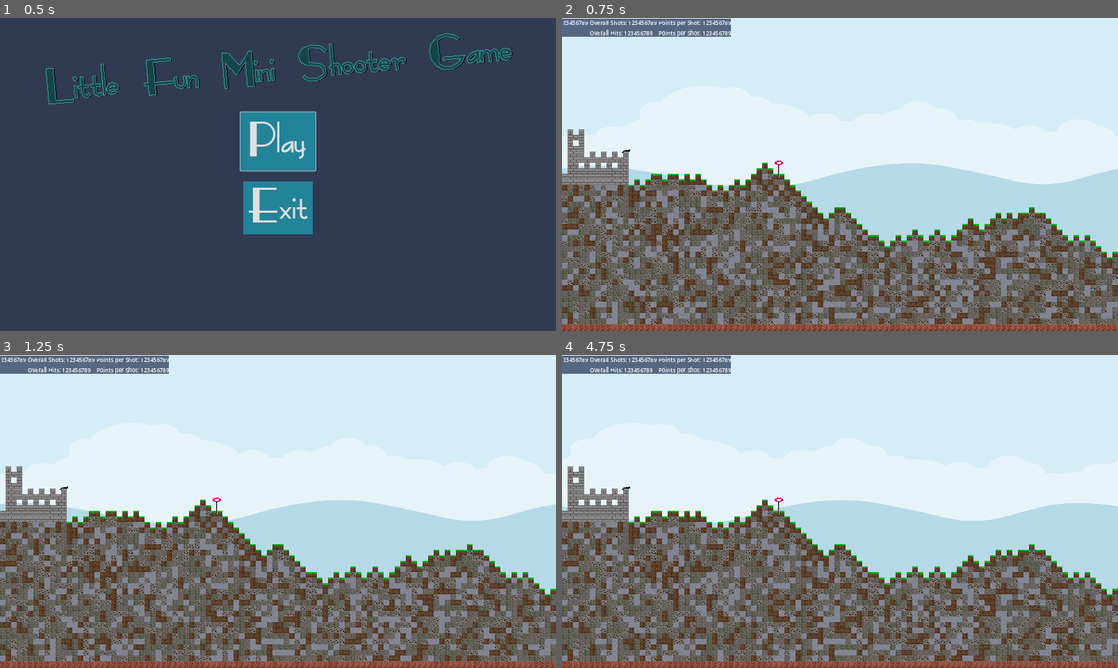
Above: before the commit, frames 1-4 (two rows, left to right).
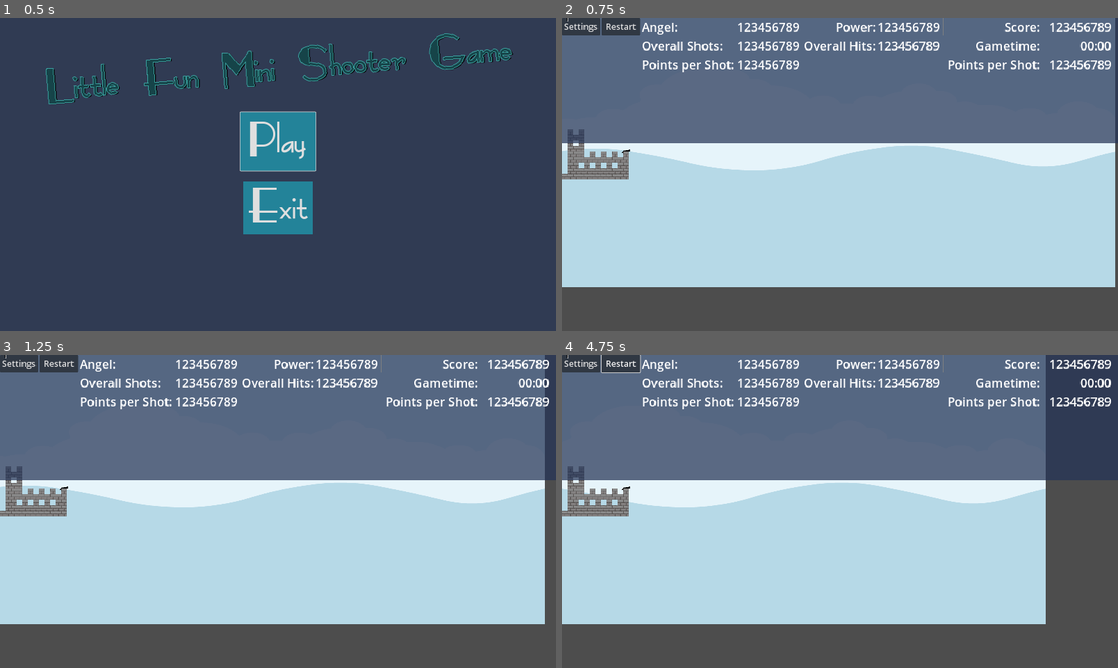
Above: after the commit, the same moments.

Repository: Coding-4Fun/Just4Fun_Mini_Shootergame
Game: Godot game, scene res://UI/MainMenuUI.tscn
The game is run twice, just before and just after one commit, with the same random seed, the same clock (stepped at 60 frames per second) and the same inputs.
Inputs (mouse positions are in pixels of both pictures, inside the frame that each line leads up to):
- Up to frame 1 (0.5 s): no input
- Up to frame 2 (0.75 s): click "Play" at 0.5 s
- Up to frame 3 (1.25 s): no input
- Up to frame 4 (4.75 s): click (578, 364) at 1.25 s, where only the run after the commit has a clickable "Settings"; click (623, 364) at 2 s, where only the run after the commit has a clickable "Restart"; click (623, 364) at 2.75 s, where only the run after the commit has a clickable "Restart"; click (623, 364) at 3.5 s, where only the run after the commit has a clickable "Restart"; tap Enter at 4.25 s; move the mouse to (962, 495) at 4.27 s; hold Right (ui_right) from 4.28 s (still down); tap Mouse wheel down (cannon_power_minus) at 4.35 s

Frame 1 is identical in both runs. In frame 2, 81% of the frame differs, in the area x 0-100%, y 0-100%; in frame 3, 82%; in frame 4, 84%.
Error before the commit: Invalid assignment of property or key 'text' with value of type 'String' on a base object of type 'null instance'. (res://UI/InGameUI.gd:42)
Error after the commit: Invalid assignment of property or key 'text' with value of type 'String' on a base object of type 'null instance'. (res://UI/IngameUI.gd:43)

Commit message:
Upd: Redesign der IngameHud UI
Settings UI will follow

Diff:
--- a/MainGame.tscn
+++ b/MainGame.tscn
@@ -2,9 +2,9 @@
 
 [ext_resource type="TileSet" uid="uid://di4l1ben37h3b" path="res://Terrain/blocks_tileset_16x16.tres" id="1"]
 [ext_resource type="Script" path="res://MainGame.gd" id="2"]
-[ext_resource type="PackedScene" uid="uid://bivgupagcj6xf" path="res://UI/InGameUI.tscn" id="3"]
 [ext_resource type="Script" path="res://scripts/players.gd" id="4"]
 [ext_resource type="Script" path="res://TerrainMapGenerator.gd" id="5"]
+[ext_resource type="PackedScene" uid="uid://ncuxb50cjisf" path="res://UI/IngameUI_Redesign.tscn" id="5_y7iba"]
 [ext_resource type="PackedScene" uid="uid://lci12xbkaqx2" path="res://Cannon/Cannon.tscn" id="6"]
 [ext_resource type="PackedScene" uid="uid://dx02vnjoiqc0n" path="res://DummyTarget/DummyTargetGroupNode.tscn" id="7"]
 [ext_resource type="Script" path="res://DummyTarget/DummyTargetGroupNode.gd" id="8"]
@@ -26,8 +26,7 @@
 [node name="parallaxBackground" type="ParallaxBackground" parent="."]
 
 [node name="parallaxLayer" type="ParallaxLayer" parent="parallaxBackground"]
-position = Vector2(0, -200)
-motion_mirroring = Vector2(1600, 1024)
+position = Vector2(0, -250)
 script = ExtResource("9")
 CLOUD_SPEED = -50.0
 
@@ -36,7 +35,9 @@
 texture = ExtResource("10")
 centered = false
 
-[node name="InGameUI" parent="." instance=ExtResource("3")]
+[node name="Test" parent="." instance=ExtResource("5_y7iba")]
+size_flags_horizontal = 3
+size_flags_vertical = 3
 
 [node name="Players" type="Node2D" parent="."]
 
--- a/UI/InGameUI.gd
+++ b/UI/InGameUI.gd
@@ -9,8 +9,8 @@
 signal UIResetGame
 signal UIdummyTargetTimerChange
 
-@onready var OptionUI = $IngameUIBottom/vBoxContainer/vBoxSettings
-@onready var GameHudUI = $IngameUIBottom/vBoxContainer/hBoxHud
+@onready var OptionUI = $BoxContainer/vBoxSettings
+@onready var GameHudUI = $BoxContainer/hBoxHudLower
 
 func _ready() -> void:
 	if !SignalBus.is_connected("CannonAngelChange", self._on_Cannon_CannonAngelChange):
@@ -39,54 +39,55 @@
 			print("Error - InGameUI.gd: connect signal UIdummyTargetTimerChange")
 
 	var test = Preloads.PlayerLeft.find_child("Cannon")
-	$IngameUIBottom/vBoxContainer/hBoxHud/vBoxContainerShots/hBoxShots/labShots.text = str(_shots)
-	$IngameUIBottom/vBoxContainer/hBoxHud/vBoxContainerShots/hBoxHits/labHits.text = str(_hits)
-	$IngameUIBottom/vBoxContainer/hBoxHud/hBoxScore/labScore.text = str(_score)
-	$IngameUIBottom/vBoxContainer/hBoxHud/hBoxPower/labPower.text = str(test.min_velocity)
-	$IngameUIBottom/vBoxContainer/hBoxHud/vBoxContainerPoints/hBoxPointsPerShot/labPointsPerShots.text = "0.0"
 
-	$IngameUIBottom/vBoxContainer/vBoxSettings/vBoxSettings/hBoxOptions/buttSwitchTargetTimer.button_pressed = Config.config_data["Game"]["DummyTarget"]["TimerEnabled"]
+	$BoxContainer/hBoxHudLower/hBoxShots/labShots.text = str(_shots)
+	$BoxContainer/hBoxHudLower/hBoxHits/labHits.text = str(_hits)
+	$vBoxContainer/hBoxHud/hBoxScore/labScore.text = str(_score)
+	$BoxContainer/hBoxHud/hBoxPower/labPower.text = str(test.min_velocity)
+	$BoxContainer/hBoxHud/hBoxPointsPerShot/labPointsPerShots.text = "0.0"
 
-	GSM.GameTimeTextLabel = GameHudUI.get_node("vBoxContainerGameTimer/hBoxGametimer/labelGameTime")
+	$vBoxContainer/vBoxSettings/hBoxOptions/buttSwitchTargetTimer.button_pressed = Config.config_data["Game"]["DummyTarget"]["TimerEnabled"]
+
+	GSM.GameTimeTextLabel = GameHudUI.get_node("hBoxGametimer/labelGameTime")
 
 
 # Update UI Label Text when the shootpower changed
 func _on_Cannon_CannonAngelChange(newAngel : int) -> void:
-	$"IngameUIBottom/vBoxContainer/hBoxHud/vBoxContainerGameTimer/hBoxAngel/labAngel".text = str(newAngel)
+	$"vBoxContainer/hBoxHud/vBoxContainerGameTimer/hBoxAngel/labAngel".text = str(newAngel)
 
 
 # Update UI Label when the shootangel changed
 func _on_Cannon_CannonPowerChange(newPower : int) -> void:
-	$IngameUIBottom/vBoxContainer/hBoxHud/hBoxPower/labPower.text = str(newPower)
+	$vBoxContainer/hBoxHud/hBoxPower/labPower.text = str(newPower)
 
 
 func _on_Cannon_Shot() -> void:
 	_shots += 1
-	$IngameUIBottom/vBoxContainer/hBoxHud/vBoxContainerShots/hBoxShots/labShots.text = str(_shots)
+	$vBoxContainer/hBoxHud/vBoxContainerShots/hBoxShots/labShots.text = str(_shots)
 	GSM.emit_signal("GameStateChange", _score, _hits, _shots)
 
 
 func _on_UIScore_Change(score) -> void:
 	_score += score
-	$IngameUIBottom/vBoxContainer/hBoxHud/hBoxScore/labScore.text = str(_score)
+	$vBoxContainer/hBoxHud/hBoxScore/labScore.text = str(_score)
 	GSM.emit_signal("GameStateChange", _score, _hits, _shots)
 	if score > 0:
 		_hits += 1
-		$IngameUIBottom/vBoxContainer/hBoxHud/vBoxContainerShots/hBoxHits/labHits.text = str(_hits)
+		$vBoxContainer/hBoxHud/vBoxContainerShots/hBoxHits/labHits.text = str(_hits)
 		GSM.emit_signal("GameStateChange", _score, _hits, _shots)
 	if _shots != 0:
 		var pps:float = float(float(_score) / float(_shots))
-		$IngameUIBottom/vBoxContainer/hBoxHud/vBoxContainerPoints/hBoxPointsPerShot/labPointsPerShots.text = "%.3f" % pps
+		$vBoxContainer/hBoxHud/vBoxContainerPoints/hBoxPointsPerShot/labPointsPerShots.text = "%.3f" % pps
 
 ## Reset the Game
-func _on_button_pressed() -> void:
+func _on_buttGameReset_button_pressed() -> void:
 	_shots = 0.0
 	_score = 0.0
 	_hits = 0.0
-	$IngameUIBottom/vBoxContainer/hBoxHud/hBoxScore/labScore.text = str(_score)
-	$IngameUIBottom/vBoxContainer/hBoxHud/vBoxContainerShots/hBoxShots/labShots.text = str(_shots)
-	$IngameUIBottom/vBoxContainer/hBoxHud/vBoxContainerShots/hBoxHits/labHits.text = str(_hits)
-	$IngameUIBottom/vBoxContainer/hBoxHud/vBoxContainerPoints/hBoxPointsPerShot/labPointsPerShots.text = "0.0"
+	$vBoxContainer/hBoxHud/hBoxScore/labScore.text = str(_score)
+	$vBoxContainer/hBoxHud/vBoxContainerShots/hBoxShots/labShots.text = str(_shots)
+	$vBoxContainer/hBoxHud/vBoxContainerShots/hBoxHits/labHits.text = str(_hits)
+	$vBoxContainer/hBoxHud/vBoxContainerPoints/hBoxPointsPerShot/labPointsPerShots.text = "0.0"
 	emit_signal("UIResetGame")
 
 # Öffnen und schliessen der Settings
@@ -96,8 +97,8 @@
 	if Config.config_data["Game"]["Condition"]["MaxGameTimeEnabled"] == true and OptionUI.visible == false:
 		GSM.GameTimer.start()
 
-	$"IngameUIBottom/vBoxContainer/hBoxHud/vBoxContainerGameTimer/hBoxGametimer".visible = !GSM.GameTimer.is_stopped()
+	$"vBoxContainer/hBoxHud/vBoxContainerGameTimer/hBoxGametimer".visible = !GSM.GameTimer.is_stopped()
 
 
 func _on_buttSwitchTargetTimer_pressed() -> void:
-	emit_signal("UIdummyTargetTimerChange", $IngameUIBottom/vBoxContainer/vBoxSettings/hBoxOptions/buttSwitchTargetTimer.pressed)
+	emit_signal("UIdummyTargetTimerChange", $vBoxContainer/vBoxSettings/hBoxOptions/buttSwitchTargetTimer.pressed)
--- /dev/null
+++ b/UI/IngameUI_Redesign.tscn
@@ -0,0 +1,429 @@
+[gd_scene load_steps=7 format=3 uid="uid://ncuxb50cjisf"]
+
+[ext_resource type="Script" path="res://UI/IngameUI.gd" id="1_2tfgw"]
+[ext_resource type="Script" path="res://UI/Settings/MaxScoreSettings.gd" id="1_q27g8"]
+[ext_resource type="Script" path="res://UI/Settings/Settings.gd" id="2_ipnjd"]
+[ext_resource type="Script" path="res://UI/Settings/MaxShotSettings.gd" id="2_iux2o"]
+[ext_resource type="Script" path="res://UI/Settings/MaxGameTimeSettings.gd" id="3_aq0iw"]
+
+[sub_resource type="CanvasItemMaterial" id="CanvasItemMaterial_uui47"]
+
+[node name="InGameUI" type="Control"]
+top_level = true
+layout_mode = 3
+anchors_preset = 15
+anchor_right = 1.0
+anchor_bottom = 1.0
+grow_horizontal = 2
+grow_vertical = 2
+script = ExtResource("1_2tfgw")
+
+[node name="ColorRect" type="ColorRect" parent="."]
+custom_minimum_size = Vector2(1, 1)
+layout_mode = 1
+anchors_preset = 10
+anchor_right = 1.0
+offset_bottom = 360.0
+grow_horizontal = 2
+size_flags_horizontal = 3
+color = Color(0.145098, 0.203922, 0.337255, 0.72549)
+
+[node name="BoxContainer" type="BoxContainer" parent="."]
+material = SubResource("CanvasItemMaterial_uui47")
+layout_mode = 1
+anchors_preset = 10
+anchor_right = 1.0
+offset_bottom = 164.0
+grow_horizontal = 2
+vertical = true
+
+[node name="HBoxHudTop" type="HBoxContainer" parent="BoxContainer"]
+custom_minimum_size = Vector2(1, 1)
+layout_mode = 2
+
+[node name="hBoxUIButtons" type="HBoxContainer" parent="BoxContainer/HBoxHudTop"]
+custom_minimum_size = Vector2(225, 0)
+layout_mode = 2
+size_flags_vertical = 3
+mouse_filter = 2
+
+[node name="buttGameOptions" type="Button" parent="BoxContainer/HBoxHudTop/hBoxUIButtons"]
+layout_mode = 2
+size_flags_horizontal = 3
+theme_override_font_sizes/font_size = 25
+text = "Settings"
+
+[node name="buttGameReset" type="Button" parent="BoxContainer/HBoxHudTop/hBoxUIButtons"]
+layout_mode = 2
+size_flags_horizontal = 3
+theme_override_font_sizes/font_size = 25
+text = "Restart"
+
+[node name="hBoxAngel" type="HBoxContainer" parent="BoxContainer/HBoxHudTop"]
+custom_minimum_size = Vector2(455, 0)
+layout_mode = 2
+mouse_filter = 2
+
+[node name="label" type="Label" parent="BoxContainer/HBoxHudTop/hBoxAngel"]
+custom_minimum_size = Vector2(110, 0)
+layout_mode = 2
+size_flags_vertical = 0
+theme_override_font_sizes/font_size = 35
+text = "Angel:"
+
+[node name="labAngel" type="Label" parent="BoxContainer/HBoxHudTop/hBoxAngel"]
+layout_mode = 2
+size_flags_horizontal = 10
+theme_override_font_sizes/font_size = 35
+text = "123456789"
+horizontal_alignment = 2
+
+[node name="VSeparator2" type="VSeparator" parent="BoxContainer/HBoxHudTop"]
+layout_mode = 2
+
+[node name="hBoxPower" type="HBoxContainer" parent="BoxContainer/HBoxHudTop"]
+custom_minimum_size = Vector2(392, 0)
+layout_mode = 2
+size_flags_horizontal = 2
+mouse_filter = 2
+alignment = 1
+
+[node name="label" type="Label" parent="BoxContainer/HBoxHudTop/hBoxPower"]
+layout_mode = 2
+size_flags_horizontal = 10
+size_flags_vertical = 0
+theme_override_font_sizes/font_size = 35
+text = "Power:"
+horizontal_alignment = 2
+
+[node name="labPower" type="Label" parent="BoxContainer/HBoxHudTop/hBoxPower"]
+custom_minimum_size = Vector2(130, 0)
+layout_mode = 2
+size_flags_vertical = 0
+theme_override_font_sizes/font_size = 35
+text = "123456789"
+horizontal_alignment = 2
+
+[node name="VSeparator3" type="VSeparator" parent="BoxContainer/HBoxHudTop"]
+layout_mode = 2
+size_flags_horizontal = 3
+
+[node name="hBoxScore" type="HBoxContainer" parent="BoxContainer/HBoxHudTop"]
+custom_minimum_size = Vector2(475, 0)
+layout_mode = 2
+mouse_filter = 2
+
+[node name="label" type="Label" parent="BoxContainer/HBoxHudTop/hBoxScore"]
+custom_minimum_size = Vector2(270, 0)
+layout_mode = 2
+size_flags_horizontal = 10
+size_flags_vertical = 0
+theme_override_font_sizes/font_size = 35
+text = "Score:"
+horizontal_alignment = 2
+vertical_alignment = 1
+
+[node name="labScore" type="Label" parent="BoxContainer/HBoxHudTop/hBoxScore"]
+custom_minimum_size = Vector2(200, 0)
+layout_mode = 2
+size_flags_horizontal = 10
+size_flags_vertical = 0
+theme_override_font_sizes/font_size = 35
+text = "123456789"
+horizontal_alignment = 2
+
+[node name="VSeparator4" type="VSeparator" parent="BoxContainer/HBoxHudTop"]
+custom_minimum_size = Vector2(15, 0)
+layout_mode = 2
+
+[node name="HBoxHudMiddle" type="HBoxContainer" parent="BoxContainer"]
+layout_mode = 2
+
+[node name="VSeparator" type="VSeparator" parent="BoxContainer/HBoxHudMiddle"]
+custom_minimum_size = Vector2(225, 0)
+layout_mode = 2
+
+[node name="hBoxShots" type="HBoxContainer" parent="BoxContainer/HBoxHudMiddle"]
+custom_minimum_size = Vector2(455, 0)
+layout_mode = 2
+mouse_filter = 2
+
+[node name="label" type="Label" parent="BoxContainer/HBoxHudMiddle/hBoxShots"]
+custom_minimum_size = Vector2(260, 0)
+layout_mode = 2
+size_flags_vertical = 0
+theme_override_font_sizes/font_size = 35
+text = "Overall Shots:"
+vertical_alignment = 1
+
+[node name="labShots" type="Label" parent="BoxContainer/HBoxHudMiddle/hBoxShots"]
+custom_minimum_size = Vector2(50, 0)
+layout_mode = 2
+size_flags_horizontal = 10
+theme_override_font_sizes/font_size = 35
+text = "123456789"
+horizontal_alignment = 2
+
+[node name="VSeparator2" type="VSeparator" parent="BoxContainer/HBoxHudMiddle"]
+layout_mode = 2
+
+[node name="hBoxHits" type="HBoxContainer" parent="BoxContainer/HBoxHudMiddle"]
+layout_mode = 2
+mouse_filter = 2
+
+[node name="label" type="Label" parent="BoxContainer/HBoxHudMiddle/hBoxHits"]
+custom_minimum_size = Vector2(100, 0)
+layout_mode = 2
+size_flags_vertical = 0
+theme_override_font_sizes/font_size = 35
+text = "Overall Hits:"
+vertical_alignment = 1
+
+[node name="labHits" type="Label" parent="BoxContainer/HBoxHudMiddle/hBoxHits"]
+custom_minimum_size = Vector2(130, 0)
+layout_mode = 2
+theme_override_font_sizes/font_size = 35
+text = "123456789"
+horizontal_alignment = 2
+
+[node name="VSeparator3" type="VSeparator" parent="BoxContainer/HBoxHudMiddle"]
+layout_mode = 2
+size_flags_horizontal = 3
+
+[node name="hBoxGametimer" type="HBoxContainer" parent="BoxContainer/HBoxHudMiddle"]
+custom_minimum_size = Vector2(475, 0)
+layout_mode = 2
+size_flags_horizontal = 3
+alignment = 2
+
+[node name="label" type="Label" parent="BoxContainer/HBoxHudMiddle/hBoxGametimer"]
+custom_minimum_size = Vector2(270, 0)
+layout_mode = 2
+theme_override_font_sizes/font_size = 35
+text = "Gametime:"
+horizontal_alignment = 2
+vertical_alignment = 1
+
+[node name="labelGameTime" type="Label" parent="BoxContainer/HBoxHudMiddle/hBoxGametimer"]
+custom_minimum_size = Vector2(200, 0)
+layout_mode = 2
+theme_override_font_sizes/font_size = 35
+text = "00:00"
+horizontal_alignment = 2
+
+[node name="VSeparator4" type="VSeparator" parent="BoxContainer/HBoxHudMiddle"]
+custom_minimum_size = Vector2(15, 0)
+layout_mode = 2
+
+[node name="HBoxHudBottom" type="HBoxContainer" parent="BoxContainer"]
+layout_mode = 2
+
+[node name="VSeparator" type="VSeparator" parent="BoxContainer/HBoxHudBottom"]
+custom_minimum_size = Vector2(225, 0)
+layout_mode = 2
+
+[node name="hBoxPointsPerShot" type="HBoxContainer" parent="BoxContainer/HBoxHudBottom"]
+custom_minimum_size = Vector2(455, 0)
+layout_mode = 2
+mouse_filter = 2
+alignment = 1
+
+[node name="label" type="Label" parent="BoxContainer/HBoxHudBottom/hBoxPointsPerShot"]
+layout_mode = 2
+size_flags_vertical = 0
+theme_override_font_sizes/font_size = 35
+text = "Points per Shot:"
+
+[node name="labPointsPerShots" type="Label" parent="BoxContainer/HBoxHudBottom/hBoxPointsPerShot"]
+layout_mode = 2
+size_flags_horizontal = 10
+size_flags_vertical = 0
+theme_override_font_sizes/font_size = 35
+text = "123456789"
+
+[node name="VSeparator2" type="VSeparator" parent="BoxContainer/HBoxHudBottom"]
+layout_mode = 2
+
+[node name="hBoxPointsPerShot_2" type="HBoxContainer" parent="BoxContainer/HBoxHudBottom"]
+custom_minimum_size = Vector2(475, 0)
+layout_mode = 2
+size_flags_horizontal = 10
+mouse_filter = 2
+alignment = 2
+
+[node name="label" type="Label" parent="BoxContainer/HBoxHudBottom/hBoxPointsPerShot_2"]
+custom_minimum_size = Vector2(270, 0)
+layout_mode = 2
+size_flags_vertical = 0
+theme_override_font_sizes/font_size = 35
+text = "Points per Shot:"
+horizontal_alignment = 2
+vertical_alignment = 1
+
+[node name="labPointsPerShots" type="Label" parent="BoxContainer/HBoxHudBottom/hBoxPointsPerShot_2"]
+custom_minimum_size = Vector2(200, 0)
+layout_mode = 2
+size_flags_vertical = 0
+theme_override_font_sizes/font_size = 35
+text = "123456789"
+horizontal_alignment = 2
+
+[node name="VSeparator3" type="VSeparator" parent="BoxContainer/HBoxHudBottom"]
+custom_minimum_size = Vector2(15, 0)
+layout_mode = 2
+
+[node name="VBoxSetting" type="VBoxContainer" parent="BoxContainer"]
+visible = false
+layout_mode = 2
+script = ExtResource("2_ipnjd")
+
+[node name="hBoxOptions" type="HBoxContainer" parent="BoxContainer/VBoxSetting"]
+layout_mode = 2
+mouse_filter = 2
+
+[node name="buttSwitchTargetTimer" type="CheckButton" parent="BoxContainer/VBoxSetting/hBoxOptions"]
+custom_minimum_size = Vector2(300, 0)
+layout_mode = 2
+theme_override_font_sizes/font_size = 35
+text = "Enable Target Timer"
+icon_alignment = 2
+expand_icon = true
+
+[node name="vSeparator" type="VSeparator" parent="BoxContainer/VBoxSetting/hBoxOptions"]
+layout_mode = 2
+size_flags_horizontal = 3
+mouse_filter = 2
+
+[node name="buttBackToMenu" type="Button" parent="BoxContainer/VBoxSetting/hBoxOptions"]
+layout_mode = 2
+theme_override_font_sizes/font_size = 35
+text = "Back to Menu"
+
+[node name="hBoxContainerMaxGameTimer" type="HBoxContainer" parent="BoxContainer/VBoxSetting"]
+layout_mode = 2
+script = ExtResource("3_aq0iw")
+
+[node name="cButtSwitchMaxGameTime" type="CheckButton" parent="BoxContainer/VBoxSetting/hBoxContainerMaxGameTimer"]
+custom_minimum_size = Vector2(380, 0)
+layout_mode = 2
+theme_override_font_sizes/font_size = 35
+text = "Max Play Time"
+
+[node name="label" type="Label" parent="BoxContainer/VBoxSetting/hBoxContainerMaxGameTimer"]
+custom_minimum_size = Vector2(255, 0)
+layout_mode = 2
+size_flags_horizontal = 8
+size_flags_vertical = 5
+theme_override_font_sizes/font_size = 35
+text = "Max Playtime"
+
+[node name="MaxGameTimeSlider" type="HSlider" parent="BoxContainer/VBoxSetting/hBoxContainerMaxGameTimer"]
+custom_minimum_size = Vector2(300, 0)
+layout_mode = 2
+size_flags_horizontal = 8
+size_flags_vertical = 5
+min_value = -1.0
+max_value = 600.0
+step = 30.0
+value = 59.0
+rounded = true
+editable = false
+tick_count = 10
+ticks_on_borders = true
+
+[node name="labelMaxGameTime" type="Label" parent="BoxContainer/VBoxSetting/hBoxContainerMaxGameTimer"]
+custom_minimum_size = Vector2(130, 0)
+layout_mode = 2
+theme_override_font_sizes/font_size = 35
+text = "00:00"
+horizontal_alignment = 1
+
+[node name="hBoxContainerMaxScore" type="HBoxContainer" parent="BoxContainer/VBoxSetting"]
+layout_mode = 2
+script = ExtResource("1_q27g8")
+
+[node name="cButtSwitchMaxScore" type="CheckButton" parent="BoxContainer/VBoxSetting/hBoxContainerMaxScore"]
+custom_minimum_size = Vector2(380, 0)
+layout_mode = 2
+theme_override_font_sizes/font_size = 35
+text = "Max Negative Score"
+
+[node name="label" type="Label" parent="BoxContainer/VBoxSetting/hBoxContainerMaxScore"]
+custom_minimum_size = Vector2(255, 0)
+layout_mode = 2
+size_flags_horizontal = 8
+size_flags_vertical = 5
+theme_override_font_sizes/font_size = 35
+text = "Max/Min Score"
+
+[node name="MaxScoreSlider" type="HSlider" parent="BoxContainer/VBoxSetting/hBoxContainerMaxScore"]
+custom_minimum_size = Vector2(300, 0)
+layout_mode = 2
+size_flags_vertical = 5
+min_value = -1000.0
+max_value = 1000.0
+step = 100.0
+value = 200.0
+rounded = true
+editable = false
+tick_count = 20
+ticks_on_borders = true
+
+[node name="labelMaxScore" type="Label" parent="BoxContainer/VBoxSetting/hBoxContainerMaxScore"]
+custom_minimum_size = Vector2(130, 0)
+layout_mode = 2
+theme_override_font_sizes/font_size = 35
+text = "MAX"
+horizontal_alignment = 1
+
+[node name="hBoxContainerMaxShots" type="HBoxContainer" parent="BoxContainer/VBoxSetting"]
+layout_mode = 2
+size_flags_vertical = 3
+script = ExtResource("2_iux2o")
+
+[node name="cButtSwitchMaxShots" type="CheckButton" parent="BoxContainer/VBoxSetting/hBoxContainerMaxShots"]
+custom_minimum_size = Vector2(380, 0)
+layout_mode = 2
+theme_override_font_sizes/font_size = 35
+text = "Max Shots"
+
+[node name="label" type="Label" parent="BoxContainer/VBoxSetting/hBoxContainerMaxShots"]
+custom_minimum_size = Vector2(255, 0)
+layout_mode = 2
+size_flags_horizontal = 8
+size_flags_vertical = 5
+theme_override_font_sizes/font_size = 35
+text = "Max Shots"
+
+[node name="MaxShotSlider" type="HSlider" parent="BoxContainer/VBoxSetting/hBoxContainerMaxShots"]
+custom_minimum_size = Vector2(300, 0)
+layout_mode = 2
+size_flags_horizontal = 8
+size_flags_vertical = 5
+min_value = -1.0
+step = 10.0
+value = 49.0
+rounded = true
+editable = false
+tick_count = 10
+ticks_on_borders = true
+
+[node name="labelMaxShots" type="Label" parent="BoxContainer/VBoxSetting/hBoxContainerMaxShots"]
+custom_minimum_size = Vector2(130, 0)
+layout_mode = 2
+theme_override_font_sizes/font_size = 35
+text = "123456"
+horizontal_alignment = 1
+
+[connection signal="pressed" from="BoxContainer/HBoxHudTop/hBoxUIButtons/buttGameOptions" to="." method="_on_buttGameOptions_pressed"]
+[connection signal="pressed" from="BoxContainer/HBoxHudTop/hBoxUIButtons/buttGameReset" to="." method="_on_buttGameReset_button_pressed"]
+[connection signal="pressed" from="BoxContainer/VBoxSetting/hBoxOptions/buttSwitchTargetTimer" to="." method="_on_buttSwitchTargetTimer_pressed"]
+[connection signal="pressed" from="BoxContainer/VBoxSetting/hBoxContainerMaxGameTimer/cButtSwitchMaxGameTime" to="BoxContainer/VBoxSetting/hBoxContainerMaxGameTimer" method="_on_cButtSwitchMaxGameTime_pressed"]
+[connection signal="toggled" from="BoxContainer/VBoxSetting/hBoxContainerMaxGameTimer/cButtSwitchMaxGameTime" to="BoxContainer/VBoxSetting/hBoxContainerMaxGameTimer" method="_on_cButtSwitchMaxGameTime_toggled"]
+[connection signal="value_changed" from="BoxContainer/VBoxSetting/hBoxContainerMaxGameTimer/MaxGameTimeSlider" to="BoxContainer/VBoxSetting/hBoxContainerMaxGameTimer" method="_on_MaxTimeSlider_value_changed"]
+[connection signal="pressed" from="BoxContainer/VBoxSetting/hBoxContainerMaxScore/cButtSwitchMaxScore" to="BoxContainer/VBoxSetting/hBoxContainerMaxScore" method="_on_cButtSwitchMaxScore_pressed"]
+[connection signal="toggled" from="BoxContainer/VBoxSetting/hBoxContainerMaxScore/cButtSwitchMaxScore" to="BoxContainer/VBoxSetting/hBoxContainerMaxScore" method="_on_cButtSwitchMaxScore_toggled"]
+[connection signal="value_changed" from="BoxContainer/VBoxSetting/hBoxContainerMaxScore/MaxScoreSlider" to="BoxContainer/VBoxSetting/hBoxContainerMaxScore" method="_on_MaxScoreSlider_value_changed"]
+[connection signal="pressed" from="BoxContainer/VBoxSetting/hBoxContainerMaxShots/cButtSwitchMaxShots" to="BoxContainer/VBoxSetting/hBoxContainerMaxShots" method="_on_cButtSwitchMaxShots_pressed"]
+[connection signal="toggled" from="BoxContainer/VBoxSetting/hBoxContainerMaxShots/cButtSwitchMaxShots" to="BoxContainer/VBoxSetting/hBoxContainerMaxShots" method="_on_cButtSwitchMaxShots_toggled"]
+[connection signal="value_changed" from="BoxContainer/VBoxSetting/hBoxContainerMaxShots/MaxShotSlider" to="BoxContainer/VBoxSetting/hBoxContainerMaxShots" method="_on_MaxShotSlider_value_changed"]
